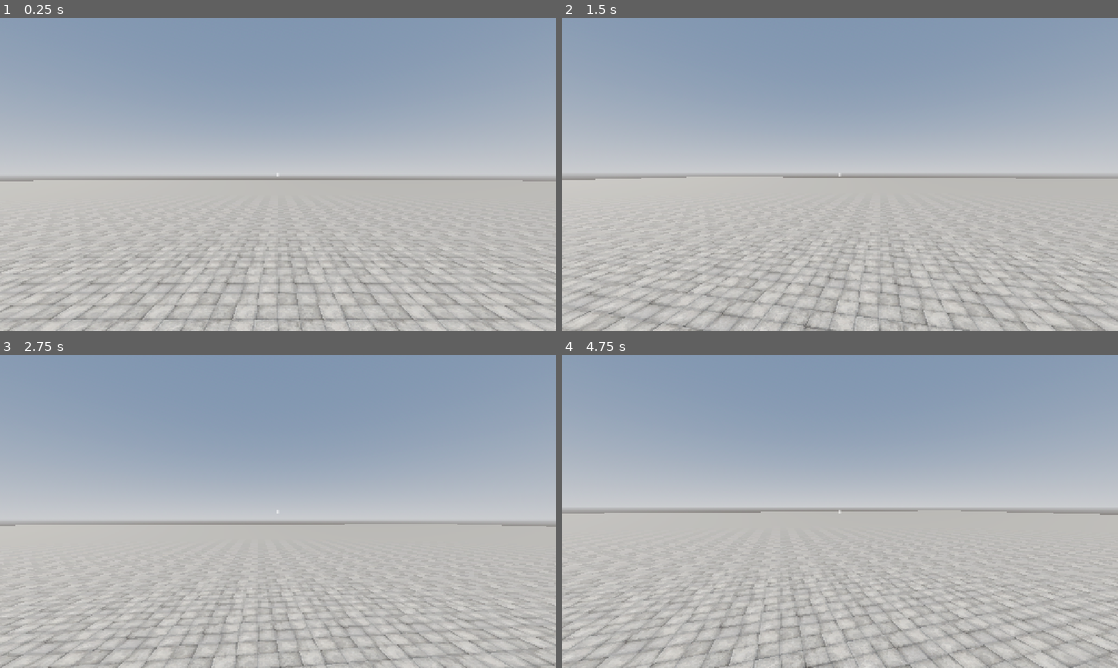
Above: before the commit, frames 1-4 (two rows, left to right).
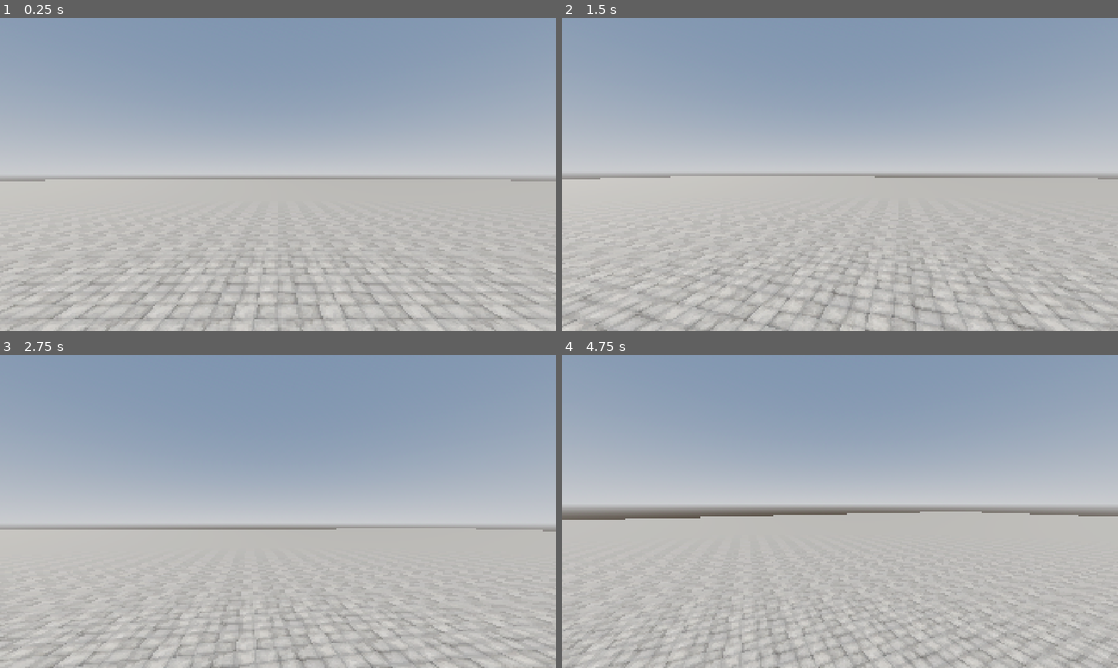
Above: after the commit, the same moments.

Repository: xandwr/cleangd-template
Game: Godot game, scene res://app/boot/boot.tscn
Same seed, same stepped clock (60 frames per second), same inputs: the game is played once before the commit and once after it.
Inputs (mouse positions are in pixels of both pictures, inside the frame that each line leads up to):
- Up to frame 1 (0.25 s): no input
- Up to frame 2 (1.5 s): tap Enter at 0.5 s; move the mouse to (867, 174) at 0.52 s; hold E (fire_interact) 0.53-1.28 s; hold W (move_forward) from 0.53 s (still down); tap Space (move_jump) at 0.77 s; move the mouse to (812, 174) at 1.27 s; click (812, 174) at 1.35 s
- Up to frame 3 (2.75 s): keep holding W (move_forward); tap Space (move_jump) at 1.52 s; move the mouse to (289, 505) at 2.02 s; hold Right mouse button (fire_secondary) from 2.03 s (still down)
- Up to frame 4 (4.75 s): move the mouse to (834, 517) at 2.77 s; release Right mouse button (fire_secondary) at 2.78 s; tap Ctrl (move_crouch) at 2.85 s; tap Space (move_jump) at 3.02, 3.77, 4.52 s; move the mouse to (878, 514) at 3.52 s; hold Shift (move_sprint) 3.53-4.28 s; tap Escape (pause) at 4.15 s; move the mouse to (673, 464) at 4.27 s; release W (move_forward) at 4.28 s; hold A (move_left) from 4.28 s (still down); tap E (fire_interact) at 4.35 s

The runs differ from the first frame. In frame 1, 1.0% of the frame differs, in the area x 0-100%, y 49-100%; in frame 2, 6.8%; in frame 3, 6.9%; in frame 4, 8.4%, in the area x 0-100%, y 47-100%.

Commit message:
Fixed bad mouse state on window close

Diff:
--- a/app/autoload/mouse_lock.gd
+++ b/app/autoload/mouse_lock.gd
@@ -25,6 +25,11 @@
 var _capture_wanted := false
 var _holders: Array[MouseLockHandle] = []
 var _focused := true
+## Set once the autoload begins tearing down. Handles finalizing during engine
+## shutdown check this and skip calling back in: by predelete the node's members
+## are already unwinding, so _drop would fault even though is_instance_valid is
+## still true for the node itself.
+var _shutting_down := false
 
 
 func _ready() -> void:
@@ -51,7 +56,7 @@
 ## it free; release() it (or drop the reference) to withdraw the request. The
 ## cursor re-captures only when no handle remains and gameplay still wants it.
 func request_unlock(reason: String = "") -> MouseLockHandle:
-	var handle := MouseLockHandle.new(reason)
+	var handle := MouseLockHandle.new(self, reason)
 	_holders.append(handle)
 	_apply()
 	return handle
@@ -61,6 +66,12 @@
 ## Useful for look code that should ignore motion while the cursor is loose.
 func is_captured() -> bool:
 	return _capture_wanted and _holders.is_empty() and _focused
+
+
+## True once the autoload has begun tearing down. Handles consult this from their
+## predelete so they don't call _drop into a half-freed node.
+func is_shutting_down() -> bool:
+	return _shutting_down
 
 
 func _drop(handle: MouseLockHandle) -> void:
@@ -93,3 +104,9 @@
 		NOTIFICATION_APPLICATION_FOCUS_IN:
 			_focused = true
 			_apply()
+		NOTIFICATION_PREDELETE:
+			# Engine shutdown. Flag teardown and release our hold so handles that
+			# finalize after us short-circuit instead of calling _drop into a
+			# node whose members are already unwinding.
+			_shutting_down = true
+			_holders.clear()
--- a/app/autoload/mouse_lock_handle.gd
+++ b/app/autoload/mouse_lock_handle.gd
@@ -6,9 +6,11 @@
 
 var _reason: String
 var _released := false
+var _owner: WeakRef
 
 
-func _init(reason: String) -> void:
+func _init(owner: Node, reason: String) -> void:
+	_owner = weakref(owner)
 	_reason = reason
 
 
@@ -16,11 +18,31 @@
 	if _released:
 		return
 	_released = true
-	# Deferred so releasing during a teardown/signal can't re-enter the mode
-	# resolve mid-frame; the singleton reconciles on the next idle.
-	MouseLock._drop.call_deferred(self)
+	# Hold the owner weakly and resolve it here rather than touching the MouseLock
+	# global: during app shutdown the autoload Node is freed before lingering
+	# handles finalize. A WeakRef to a freed Node can still resolve non-null
+	# (freed-but-not-cleared), so guard with is_instance_valid, not just a null
+	# check — otherwise _drop dispatches on a dead instance and faults.
+	var owner = _owner.get_ref()
+	if not is_instance_valid(owner) or owner.is_shutting_down():
+		return
+	# Explicit release may run mid-signal/teardown; defer so the mode resolve
+	# can't re-enter this frame. The singleton reconciles on the next idle.
+	owner._drop.call_deferred(self)
 
 
 func _notification(what: int) -> void:
-	if what == NOTIFICATION_PREDELETE:
-		release()
+	# NOTIFICATION_PREDELETE fires both for ordinary handle drops (live app) and
+	# during engine shutdown, where the MouseLock autoload may already be gone.
+	# Resolve and validate the owner inline here — calling out to _release and
+	# letting it dispatch on a dead owner is what faulted. If the owner is still
+	# valid we drop synchronously; if not, there is nothing left to reconcile.
+	if what != NOTIFICATION_PREDELETE or _released:
+		return
+	_released = true
+	var owner = _owner.get_ref()
+	# is_instance_valid is necessary but NOT sufficient during shutdown: the node
+	# can be valid while its members are mid-unwind, so _drop would fault. The
+	# owner's own teardown flag is the real gate.
+	if is_instance_valid(owner) and not owner.is_shutting_down():
+		owner._drop(self)
--- a/game/actors/player/player.gd
+++ b/game/actors/player/player.gd
@@ -17,8 +17,9 @@
 	player_input.mouse_delta_changed.connect(player_camera.add_look_delta)
 	player_input.pause_pressed.connect(_on_pause_pressed)
 
-	# Movement is camera-relative, so the body needs to know where it's looking.
-	player_body.camera = player_camera
+	# Look splits: the camera pitches itself and hands yaw to the body, which turns
+	# to face it (carrying the camera) and resolves movement relative to that facing.
+	player_camera.yaw_changed.connect(player_body.set_yaw)
 
 	# Gameplay owns the cursor while the player is active; the seam re-captures
 	# whenever nothing (pause, a dialog) is holding it free.
--- a/game/actors/player/player.tscn
+++ b/game/actors/player/player.tscn
@@ -20,13 +20,13 @@
 transform = Transform3D(1, 0, 0, 0, 1, 0, 0, 0, 1, 0, 0.9, 0)
 shape = SubResource("CapsuleShape3D_c7hf2")
 
-[node name="PlayerCamera" type="SpringArm3D" parent="." unique_id=384316091]
+[node name="PlayerCamera" type="SpringArm3D" parent="PlayerBody" unique_id=384316091]
 unique_name_in_owner = true
 transform = Transform3D(1, 0, 0, 0, 1, 0, 0, 0, 1, 0, 1.6, 0)
 spring_length = 0.0
 script = ExtResource("3_em52k")
 
-[node name="Camera3D" type="Camera3D" parent="PlayerCamera" unique_id=1503227964]
+[node name="Camera3D" type="Camera3D" parent="PlayerBody/PlayerCamera" unique_id=1503227964]
 
 [node name="PlayerInput" type="Node" parent="." unique_id=1424289445]
 unique_name_in_owner = true
--- a/game/actors/player/player_body.gd
+++ b/game/actors/player/player_body.gd
@@ -1,6 +1,8 @@
-## Physical body of the Player. Receives movement intent as setters (driven by
-## PlayerInput via the Player root) and resolves it into camera-relative motion
-## every physics tick. Knows nothing about input actions or events.
+## Physical body of the Player. Receives movement and look-yaw intent as setters
+## (driven by PlayerInput and PlayerCamera via the Player root) and resolves them
+## into motion every physics tick. The body owns yaw, so its child camera turns
+## with it; movement is relative to the body's own facing. Knows nothing about
+## input actions or events.
 class_name PlayerBody extends CharacterBody3D
 
 @export var walk_speed := 5.0
@@ -8,9 +10,6 @@
 @export var crouch_speed := 2.5
 @export var jump_velocity := 5.5
 @export var acceleration := 12.0
-
-## Set by Player so movement can be resolved relative to where we're looking.
-var camera: Node3D
 
 var _move_direction := Vector2.ZERO
 var _sprinting := false
@@ -22,6 +21,11 @@
 
 func set_move_direction(direction: Vector2) -> void:
 	_move_direction = direction
+
+
+## Turn to face the look yaw (radians). The camera, parented here, follows.
+func set_yaw(yaw: float) -> void:
+	rotation.y = yaw
 
 
 func set_sprinting(active: bool) -> void:
@@ -55,14 +59,14 @@
 
 
 ## Converts the 2D move intent into a world-space planar velocity, relative to the
-## camera's yaw when one is bound and falling back to world axes otherwise.
+## body's own facing (which look-yaw keeps pointed where the camera looks).
 func _planar_velocity() -> Vector3:
 	if _move_direction == Vector2.ZERO:
 		return Vector3.ZERO
 
-	var look_basis := camera.global_transform.basis if camera else global_transform.basis
-	var forward := -look_basis.z
-	var right := look_basis.x
+	var facing := global_transform.basis
+	var forward := -facing.z
+	var right := facing.x
 	var direction := (right * _move_direction.x + forward * _move_direction.y)
 	direction.y = 0.0
 	direction = direction.normalized()
--- a/game/actors/player/player_camera.gd
+++ b/game/actors/player/player_camera.gd
@@ -1,5 +1,7 @@
-## Camera arm for the Player. Accumulates mouse look intent (fed by PlayerInput via
-## the Player root) into yaw and clamped pitch. Knows nothing about input actions.
+## Camera arm for the Player, parented under PlayerBody. Splits mouse look intent:
+## pitch is applied locally here (tilting the view up/down), yaw is emitted for the
+## body to apply to its own Y rotation so the physics body turns with the look and
+## the camera follows as its child. Knows nothing about input actions.
 class_name PlayerCamera extends SpringArm3D
 
 const THIRD_PERSON_CAM_DISTANCE: float = 2.5
@@ -9,12 +11,26 @@
 	THIRD_PERSON
 }
 
+## Yaw the body should turn to (radians). The camera never yaws itself; it turns
+## with the body it hangs under.
+signal yaw_changed(yaw: float)
+
 @export var sensitivity := 0.003
 @export_range(0.0, 90.0, 0.1, "radians_as_degrees") var pitch_limit := deg_to_rad(85.0)
 @export var camera_mode: CameraMode = CameraMode.FIRST_PERSON
 
 var _yaw := 0.0
 var _pitch := 0.0
+
+
+func _ready() -> void:
+	# SpringArm3D sweeps a shape (or a ray) each frame to find where the camera
+	# should rest. With no shape set, Jolt's cast_motion rejects the null query and
+	# spams errors. A small sphere gives the sweep something valid to cast.
+	if not shape:
+		var probe := SphereShape3D.new()
+		probe.radius = 0.2
+		shape = probe
 
 
 func _process(_delta: float) -> void:
@@ -26,6 +42,8 @@
 	# so a confined-but-visible cursor can't drag the view around.
 	if not MouseLock.is_captured():
 		return
+	_pitch = clampf(_pitch - delta.y * sensitivity, -pitch_limit, pitch_limit)
+	rotation.x = _pitch
+
 	_yaw -= delta.x * sensitivity
-	_pitch = clampf(_pitch - delta.y * sensitivity, -pitch_limit, pitch_limit)
-	rotation = Vector3(_pitch, _yaw, 0.0)
+	yaw_changed.emit(_yaw)
--- a/game/actors/player/player_input.gd
+++ b/game/actors/player/player_input.gd
@@ -25,7 +25,7 @@
 func _physics_process(_delta: float) -> void:
 	# Poll movement on the physics tick since PlayerBody is a CharacterBody3D.
 	var direction := Input.get_vector(
-		"move_left", "move_right", "move_forward", "move_backward")
+		"move_left", "move_right", "move_backward", "move_forward")
 	if direction != _move_direction:
 		_move_direction = direction
 		move_direction_changed.emit(direction)
--- a/project.godot
+++ b/project.godot
@@ -25,8 +25,8 @@
 
 [display]
 
-window/size/viewport_width=1280
-window/size/viewport_height=720
+window/size/viewport_width=1920
+window/size/viewport_height=1080
 window/stretch/mode="canvas_items"
 window/stretch/aspect="expand"
 
@@ -90,18 +90,13 @@
 
 [physics]
 
+3d/run_on_separate_thread=true
 common/physics_jitter_fix=0.0
 3d/physics_engine="Jolt Physics"
-jolt_physics_3d/simulation/velocity_steps=14
-jolt_physics_3d/simulation/position_steps=4
-3d/default_gravity=15.4
+3d/default_gravity=20.0
 common/physics_interpolation=true
 
 [rendering]
 
 textures/canvas_textures/default_texture_filter=3
 rendering_device/driver.windows="d3d12"
-global_illumination/voxel_gi/quality=1
-textures/default_filters/anisotropic_filtering_level=3
-textures/decals/filter=2
-textures/light_projectors/filter=2
